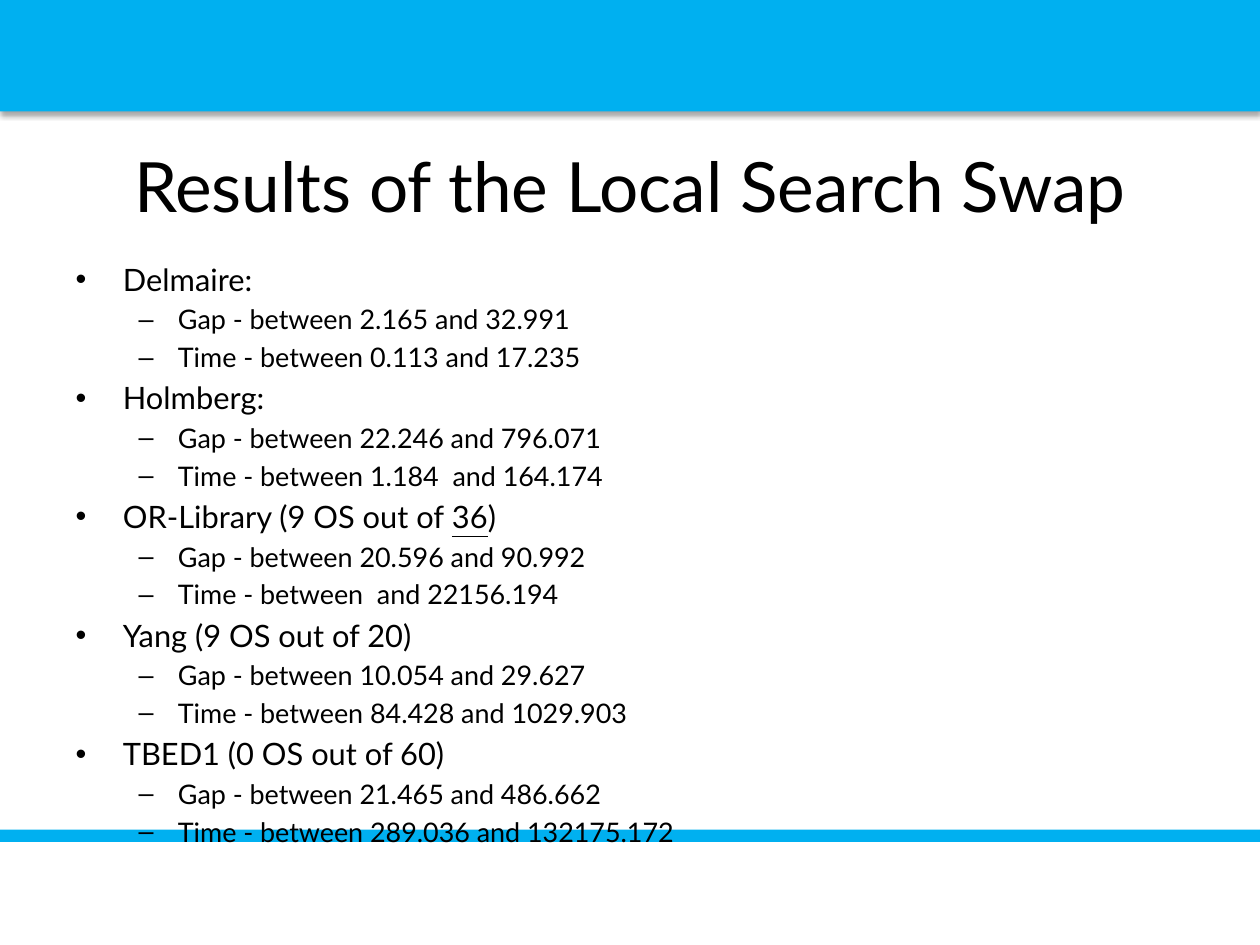
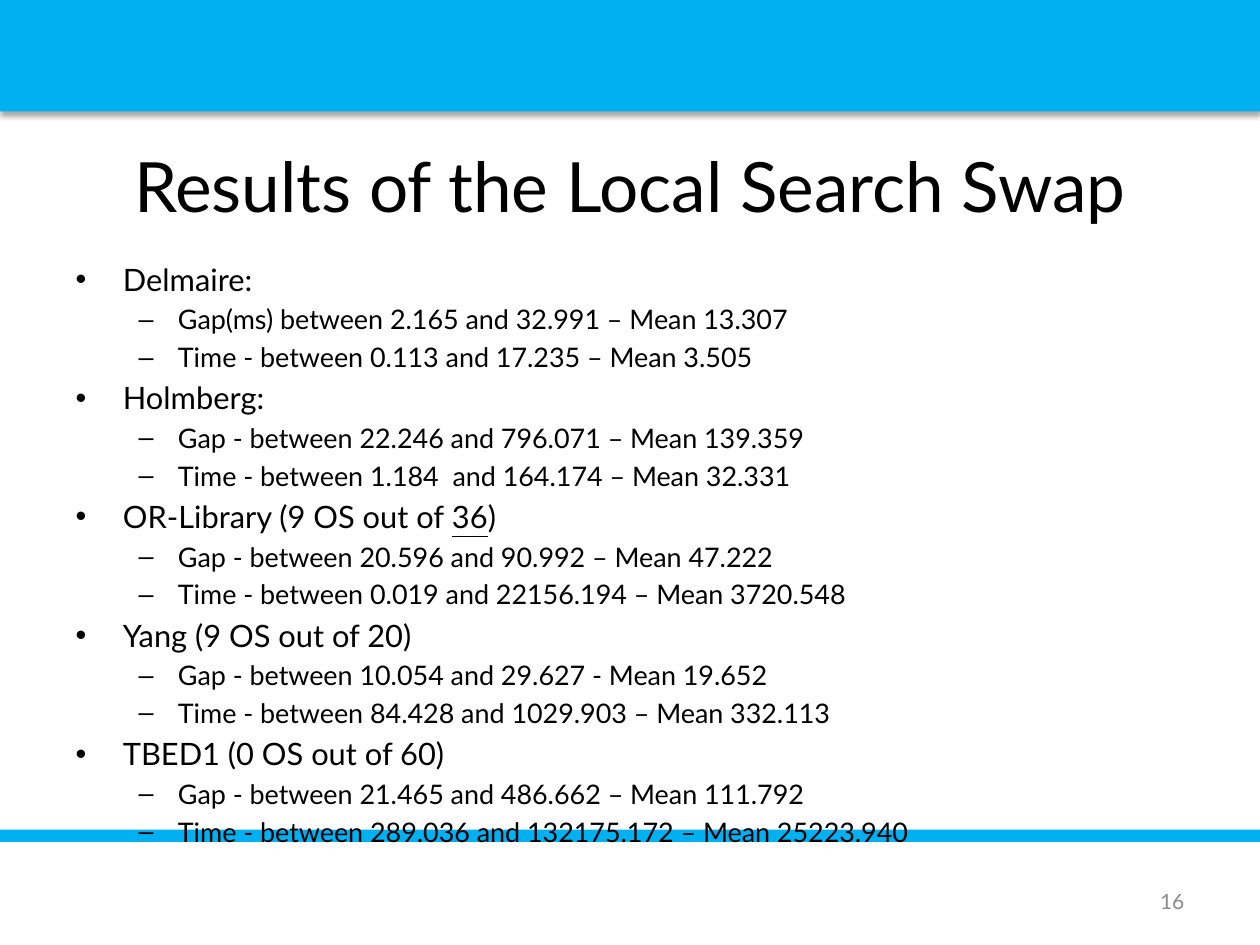
Before and after one commit to luispedro30/SO_trabalho, a slide deck: slide 16 of P_POINT_SO.pptx (slide 15 before the commit). Drawn at 1260x945 pixels with LibreOffice and Linux fonts; fonts in the diff are those of the drawing; background and template pictures are left out. Boxes give left, top, right and bottom in pixels: in the first picture for what was removed or moved away, otherwise in the second. Text is boxed around its words. In the diff, an @@ line names an element or a change of style, - is before the commit and + after.

```diff
--- a/P_POINT_SO.pptx
+++ b/P_POINT_SO.pptx
@@ text at (178, 308, 787, 368): text changed @@
-  – Gap - between 2.165 and 32.991
-  – Time - between 0.113 and 17.235
+  – Gap(ms) between 2.165 and 32.991 – Mean 13.307
+  – Time - between 0.113 and 17.235 – Mean 3.505
@@ text at (178, 428, 804, 487): text changed @@
-  – Gap - between 22.246 and 796.071
-  – Time - between 1.184 and 164.174
+  – Gap - between 22.246 and 796.071 – Mean 139.359
+  – Time - between 1.184 and 164.174 – Mean 32.331
@@ text at (178, 547, 846, 605): text changed @@
-  – Gap - between 20.596 and 90.992
-  – Time - between and 22156.194
+  – Gap - between 20.596 and 90.992 – Mean 47.222
+  – Time - between 0.019 and 22156.194 – Mean 3720.548
@@ text at (178, 665, 830, 724): text changed @@
-  – Gap - between 10.054 and 29.627
-  – Time - between 84.428 and 1029.903
+  – Gap - between 10.054 and 29.627 - Mean 19.652
+  – Time - between 84.428 and 1029.903 – Mean 332.113
@@ text at (178, 784, 804, 809): text changed @@
-  – Gap - between 21.465 and 486.662
-  – Time - between 289.036 and 132175.172
+  – Gap - between 21.465 and 486.662 – Mean 111.792
+  – Time - between 289.036 and 132175.172 – Mean 25223.940
@@ page number added at (1160, 894, 1184, 909), 12 pt, text #8C8C8C @@
+16
```
Also in this commit, not shown: 16 other slides changed, 1 slide added.
